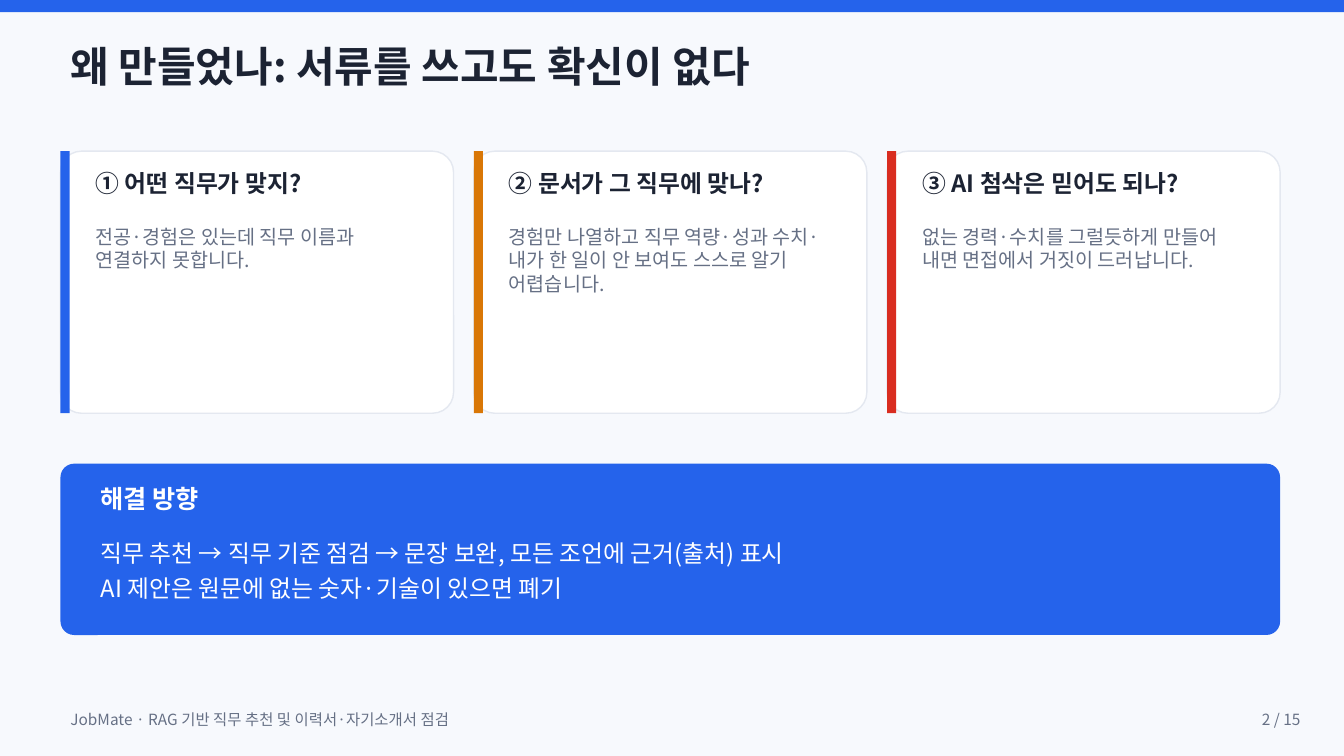
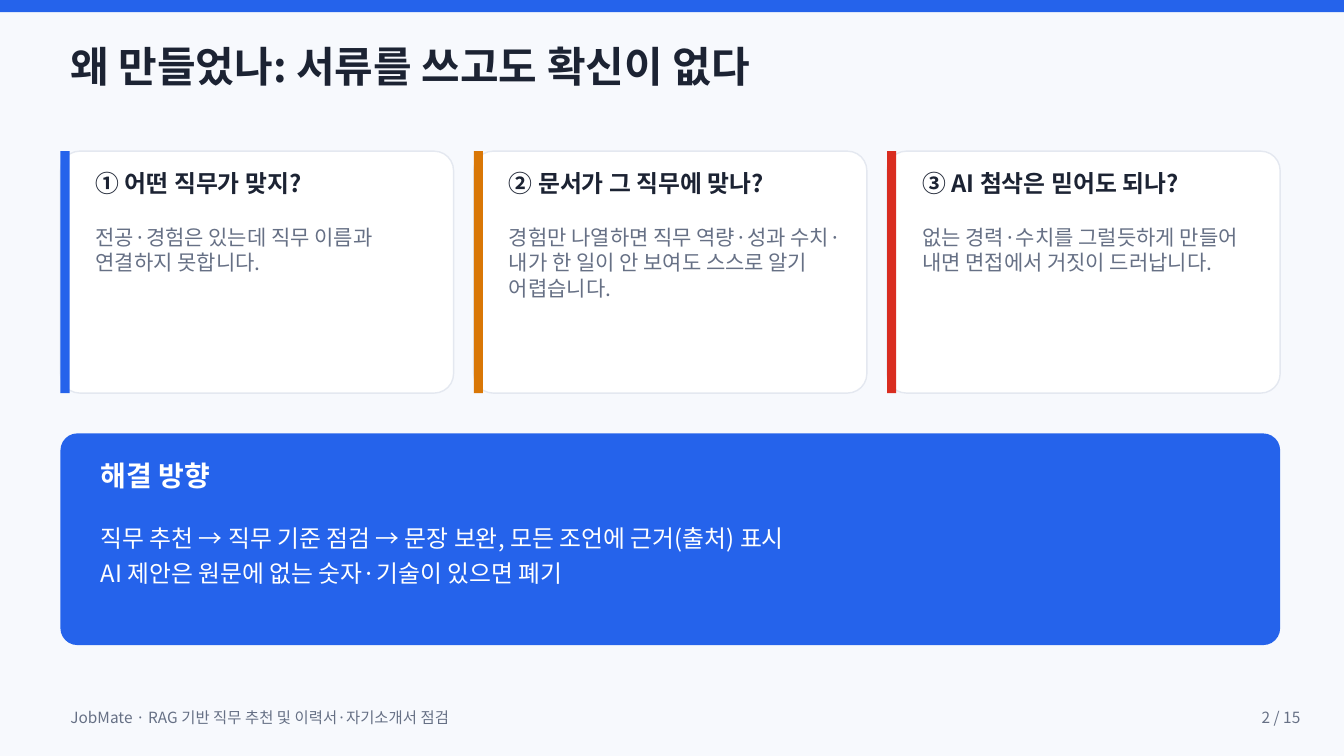
Before and after one commit to mycom0216/jobmate, a slide deck: slide 2 of docs/JobMate_발표자료.pptx. Drawn at 1344x756 pixels with LibreOffice and Linux fonts; fonts in the diff are those of the drawing. Boxes give left, top, right and bottom in pixels: in the first picture for what was removed or moved away, otherwise in the second. Text is boxed around its words. In the diff, an @@ line names an element or a change of style, - is before the commit and + after.

```diff
--- a/docs/JobMate_발표자료.pptx
+++ b/docs/JobMate_발표자료.pptx
@@ rounded rectangle: place and size @@
-rounded rectangle at (60, 151, 454, 413)
+rounded rectangle at (60, 151, 454, 393)
@@ rectangle: place and size @@
-rectangle at (60, 151, 70, 413)
+rectangle at (60, 151, 70, 393)
@@ rounded rectangle: place and size @@
-rounded rectangle at (474, 151, 867, 413)
+rounded rectangle at (474, 151, 867, 393)
@@ rectangle: place and size @@
-rectangle at (474, 151, 483, 413)
+rectangle at (474, 151, 483, 393)
@@ rounded rectangle: place and size @@
-rounded rectangle at (887, 151, 1280, 413)
+rounded rectangle at (887, 151, 1280, 393)
@@ rectangle: place and size @@
-rectangle at (887, 151, 896, 413)
+rectangle at (887, 151, 896, 393)
@@ text "전공·경험은 있는데 직무 이름과 연결하지 ..." at (96, 227, 372, 272): size 14 to 15 pt @@
@@ text at (509, 227, 841, 298): text changed; size 14 to 15 pt @@
-경험만 나열하고 직무 역량·성과 수치·내가 한 일이 안 보여도 스스로 알기 어렵습니다.
+경험만 나열하면 직무 역량·성과 수치·내가 한 일이 안 보여도 스스로 알기 어렵습니다.
@@ text "없는 경력·수치를 그럴듯하게 만들어 내면 ..." at (922, 227, 1238, 272): size 14 to 15 pt @@
@@ rounded rectangle: place and size @@
-rounded rectangle at (60, 464, 1280, 635)
+rounded rectangle at (60, 434, 1280, 645)
@@ text "해결 방향": place and size @@
-text "해결 방향" at (101, 486, 199, 511)
+text "해결 방향" at (101, 462, 211, 489)
@@ text "해결 방향" at (101, 462, 211, 489): size 18 to 20 pt @@
@@ text "직무 추천 → 직무 기준 ...": place and size @@
-text "직무 추천 → 직무 기준 ..." at (101, 542, 784, 599)
+text "직무 추천 → 직무 기준 ..." at (101, 527, 784, 584)
```
Also in this commit, not shown: 14 other slides changed, 14 other files.
